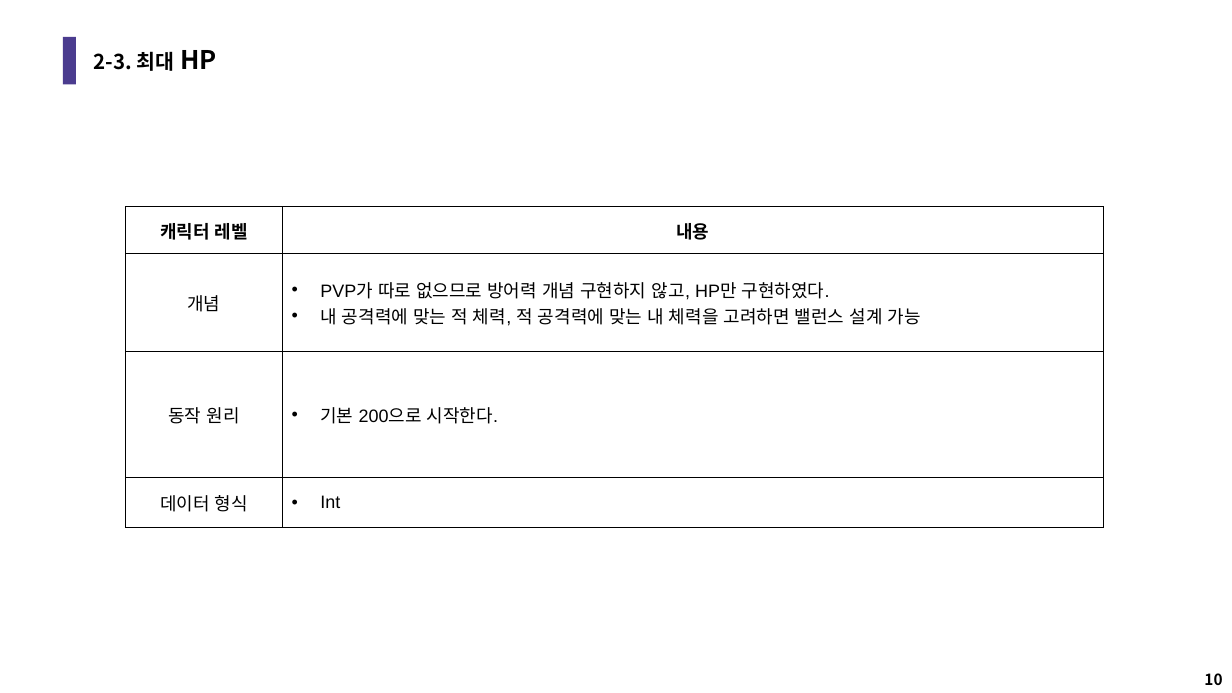
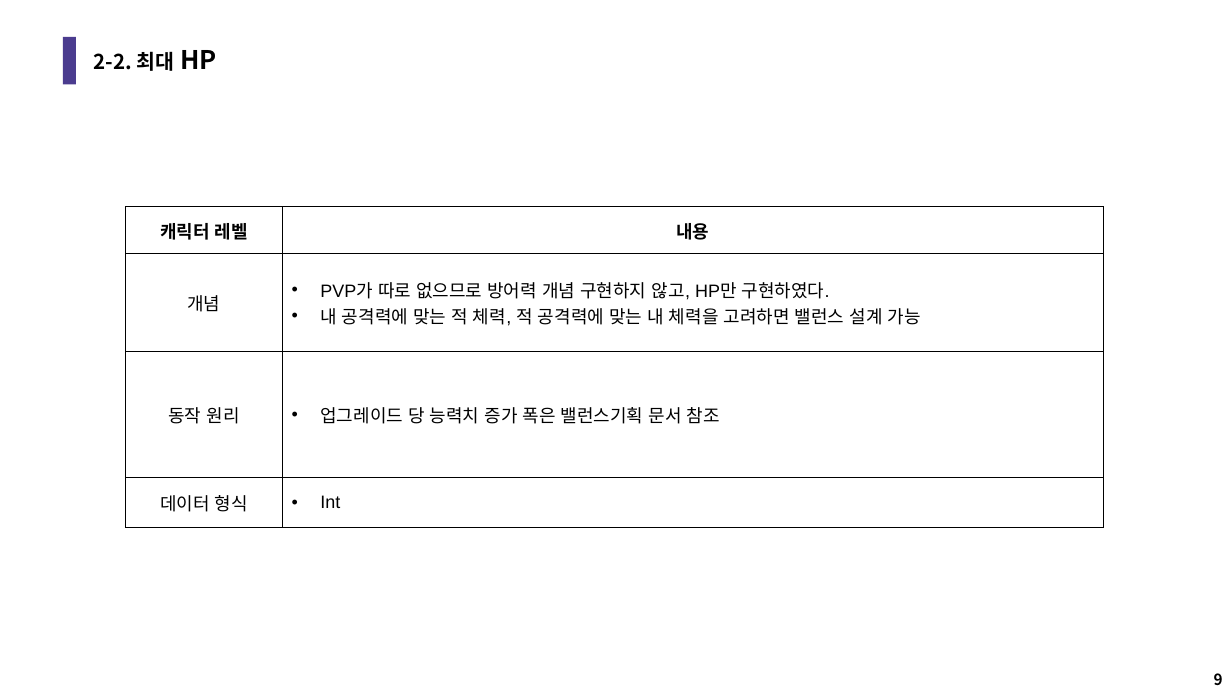
Before and after one commit to LuBly/Team_Pearl, a slide deck: slide 9 of GameDesign/팀펄_성장시스템기획.pptx (slide 10 before the commit). Drawn at 1232x693 pixels with LibreOffice and Linux fonts; fonts in the diff are those of the drawing. Boxes give left, top, right and bottom in pixels: in the first picture for what was removed or moved away, otherwise in the second. Text is boxed around its words. In the diff, an @@ line names an element or a change of style, - is before the commit and + after.

Commit message:
0714 기획문서 전체 최신화
- 0714 기준 기획문서 전체 최신화 완료

```diff
--- a/GameDesign/팀펄_성장시스템기획.pptx
+++ b/GameDesign/팀펄_성장시스템기획.pptx
@@ title at [94, 50, 217, 71]: text changed @@
-2-3. 최대 HP
+2-2. 최대 HP
@@ table at [126, 207, 1104, 528] @@
-row 3, column 2: 기본 200으로 시작한다.
+row 3, column 2: 업그레이드 당 능력치 증가 폭은 밸런스기획 문서 참조
@@ page number at [1214, 673, 1223, 685]: text changed @@
-10
+9
```
Also in this commit, not shown: 7 other slides changed, 5 other files.
